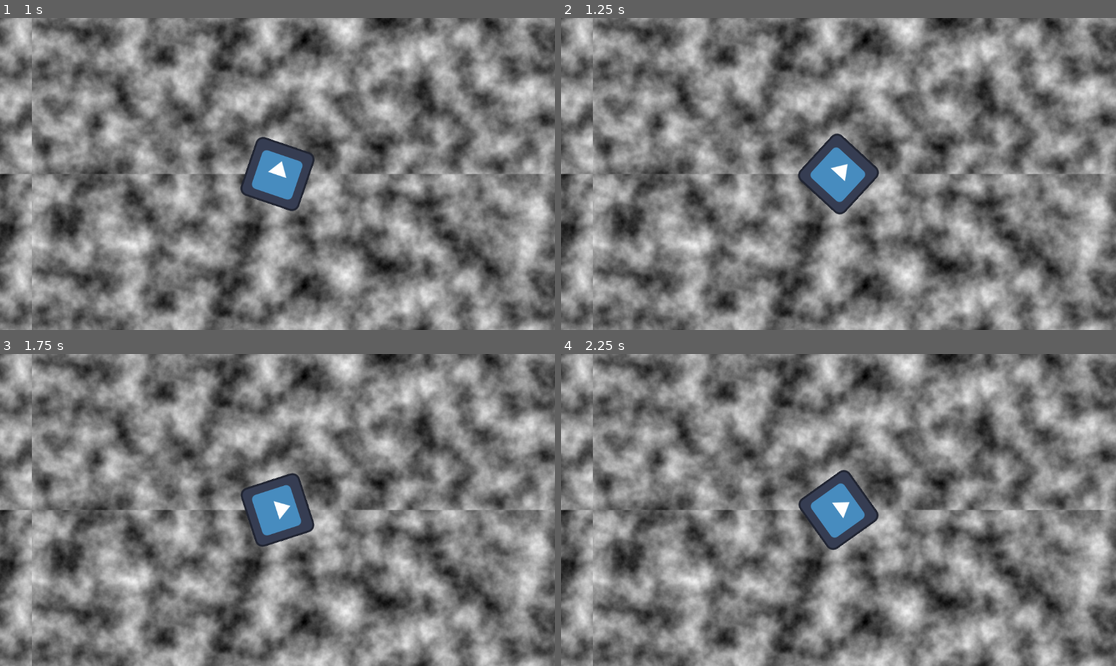
Above: before the commit, frames 1-4 (two rows, left to right).
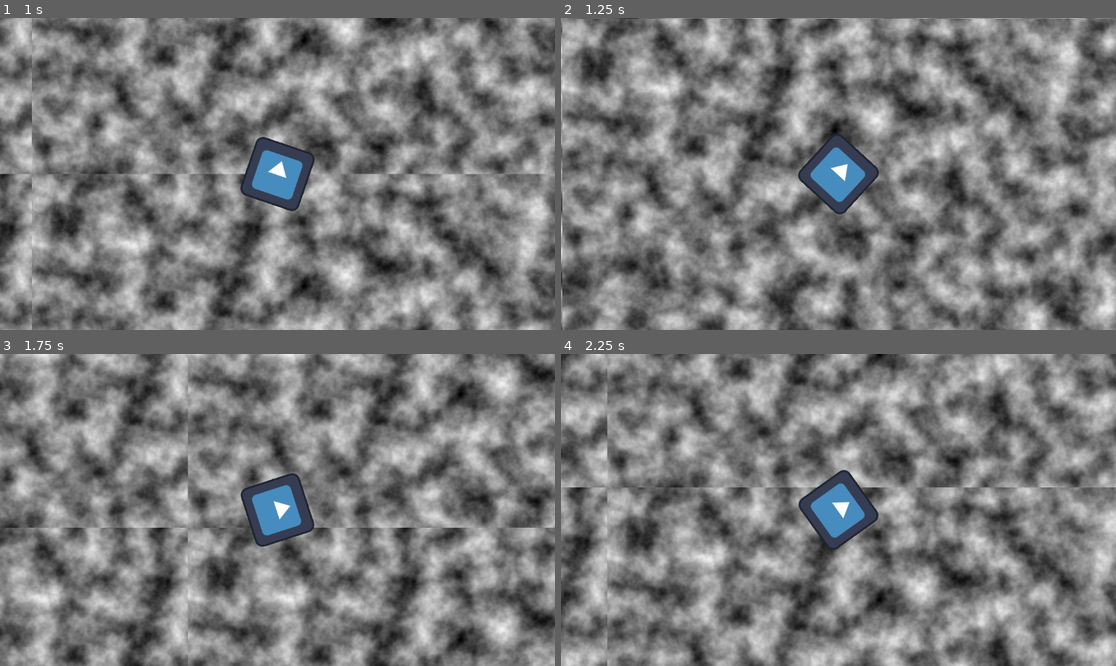
Above: after the commit, the same moments.

Repository: RagnarRally/Spooky_GAMEJAM_2025
Game: Godot game, scene res://main.tscn
Same seed, same stepped clock (60 frames per second), same inputs: the game is played once before the commit and once after it. The engine's default icon, where the game draws it, is replaced by a stand-in: a white triangle on a blue panel in a dark square.
Inputs:
- Up to frame 1 (1 s): tap Enter at 0.5 s; hold Right (ui_right) from 0.53 s (still down)
- Up to frame 2 (1.25 s): keep holding Right (ui_right)
- Up to frame 3 (1.75 s): release Right (ui_right) at 1.28 s; hold Left (ui_left) from 1.28 s (still down)
- Up to frame 4 (2.25 s): release Left (ui_left) at 2.03 s; hold Right (ui_right) from 2.03 s (still down)

Frame 1 is identical in both runs. In frame 2, 65% of the frame differs, in the area x 0-100%, y 0-100%; in frame 3, 66%; in frame 4, 69%.

Commit message:
movement

Diff:
--- a/David/move.gd
+++ b/David/move.gd
@@ -6,10 +6,17 @@
 var thrust = Vector2.ZERO
 var rotation_dir = 0
 
+const burstTimeOut = 1.0
+var timeOut
+
+func _ready() -> void:
+	timeOut = burstTimeOut
+
 func _physics_process(delta):
 	thrust = Vector2.ZERO
-	if (Input.is_action_pressed("thrust")):
-		thrust = transform.x * engine_power
-	rotation_dir = Input.get_axis("ui_left", "ui_right")
-	constant_force = thrust
+	rotation_dir = Input.get_axis("rotate_left", "rotate_right")
 	constant_torque = rotation_dir * spin_power
+	timeOut -= delta
+	if (timeOut < 0.0):
+		apply_impulse(-transform.y * engine_power, Vector2.ZERO)
+		timeOut = burstTimeOut
--- a/project.godot
+++ b/project.godot
@@ -17,9 +17,16 @@
 
 [input]
 
-thrust={
+rotate_left={
 "deadzone": 0.2,
-"events": [Object(InputEventKey,"resource_local_to_scene":fa …(140 unchanged characters)… d":false,"keycode":0,"physical_keycode":32,"key_label":0,"unicode":32,"location":0,"echo":false,"script":null)
+"events": [Object(InputEventKey,"resource_local_to_scene":fa …(140 unchanged characters)… d":false,"keycode":0,"physical_keycode":4194319,"key_label":0,"unicode":0,"location":0,"echo":false,"script":null)
+, Object(InputEventKey,"resource_local_to_scene":false,"resource_name":"","device":-1,"window_id":0,"alt_pressed":false,"shift_pressed":false,"ctrl_pressed":false,"meta_pressed":false,"pressed":false,"keycode":0,"physical_keycode":65,"key_label":0,"unicode":97,"location":0,"echo":false,"script":null)
+]
+}
+rotate_right={
+"deadzone": 0.2,
+"events": [Object(InputEventKey,"resource_local_to_scene":false,"resource_name":"","device":-1,"window_id":0,"alt_pressed":false,"shift_pressed":false,"ctrl_pressed":false,"meta_pressed":false,"pressed":false,"keycode":0,"physical_keycode":4194321,"key_label":0,"unicode":0,"location":0,"echo":false,"script":null)
+, Object(InputEventKey,"resource_local_to_scene":false,"resource_name":"","device":-1,"window_id":0,"alt_pressed":false,"shift_pressed":false,"ctrl_pressed":false,"meta_pressed":false,"pressed":false,"keycode":0,"physical_keycode":68,"key_label":0,"unicode":100,"location":0,"echo":false,"script":null)
 ]
 }
 
